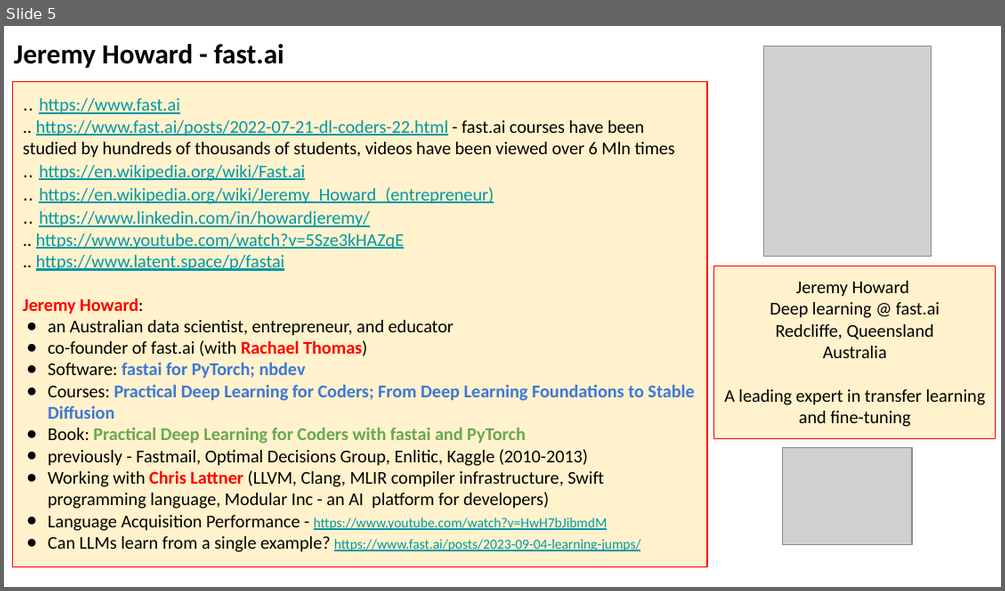
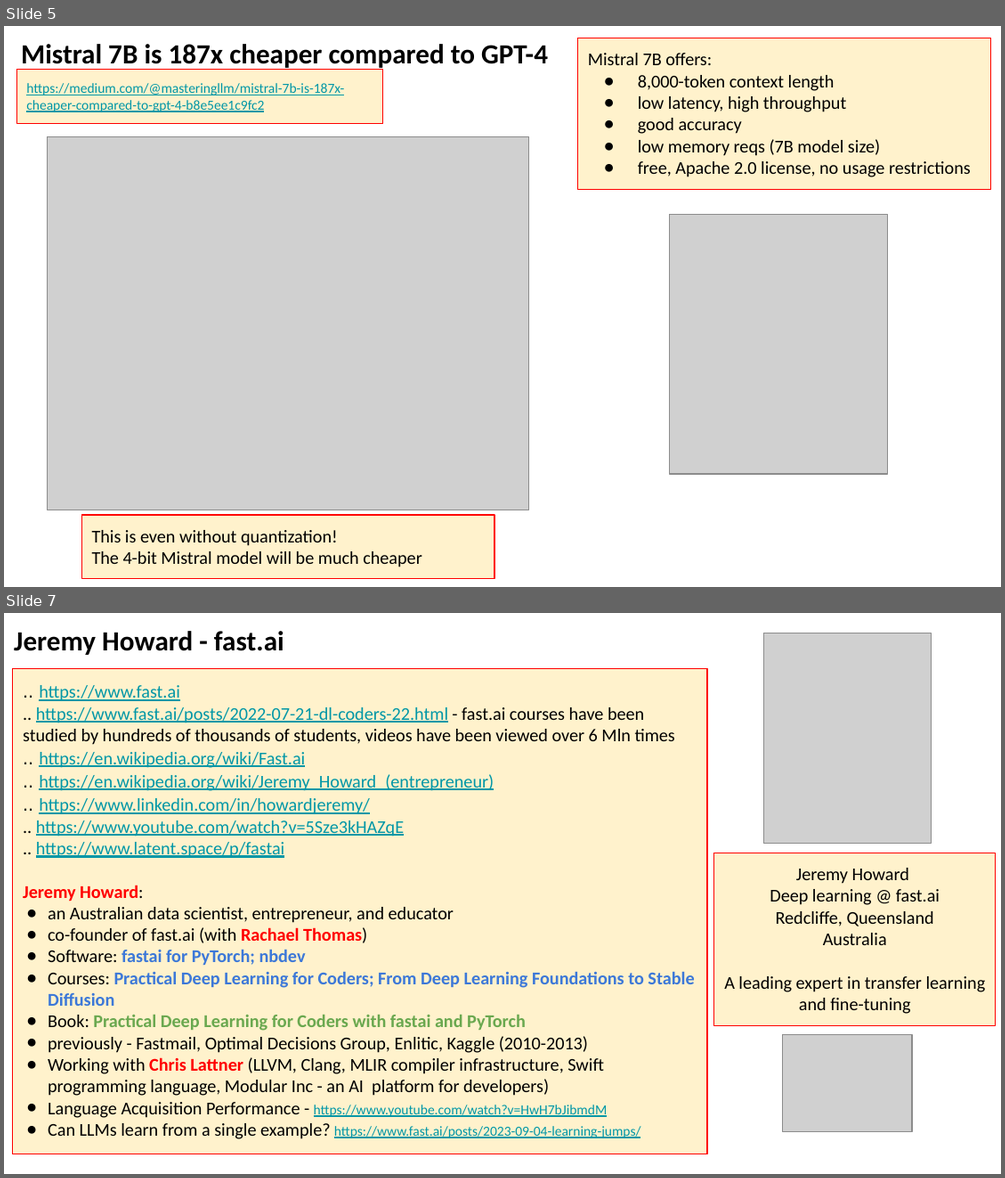
Before and after one commit to vitalmix/seminar, a slide deck: 2023/2023-10-27-AI-Updates.pptx. Shown one above the other, each under a label of ours: slide 5 before the commit, slides 5 and 7 after it; the slides between them are not shown. The pictures are 1005x591 and 1005x1178 pixels, drawn with LibreOffice and Linux fonts; fonts in the diff are those of the drawing; grey boxes stand for pictures. Boxes give left, top, right and bottom in pixels: in the first picture for what was removed or moved away, otherwise in the second. Text is boxed around its words. In the diff, an @@ line names an element or a change of style, - is before the commit and + after.

```diff
--- a/2023/2023-10-27-AI-Updates.pptx
+++ b/2023/2023-10-27-AI-Updates.pptx
@@ slide 5 added at (x1=4, y1=26, x2=1001, y2=587), background #FFFFFF @@
@@ text added at (x1=21, y1=44, x2=548, y2=70), 20 pt, text #000000, bold @@
+Mistral 7B is 187x cheaper compared to GPT-4
@@ rectangle added at (x1=578, y1=38, x2=991, y2=190), fill #FFF2CC, outline #FF0000 0.75 pt, 13 pt, text #000000 @@
+Mistral 7B offers:
+● 8,000-token context length
+● low latency, high throughput
+● good accuracy
+● low memory reqs (7B model size)
+● free, Apache 2.0 license, no usage restrictions
@@ rectangle added at (x1=17, y1=70, x2=384, y2=124), fill #FFF2CC, outline #FF0000 0.75 pt, 10 pt, text #0097A7, underline @@
+https://medium.com/@masteringllm/mistral-7b-is-187x-cheaper-compared-to-gpt-4-b8e5ee1c9fc2
@@ picture added at (x1=47, y1=136, x2=528, y2=509) @@
@@ picture added at (x1=669, y1=215, x2=886, y2=474) @@
@@ rectangle added at (x1=81, y1=515, x2=494, y2=578), fill #FFF2CC, outline #FF0000 0.75 pt, 13 pt, text #000000 @@
+This is even without quantization!
+The 4-bit Mistral model will be much cheaper
@@ what was slide 5 is now slide 7 @@
```
Also in this commit, not shown: 11 slides changed, 6 other slides added, 3 slides removed.
